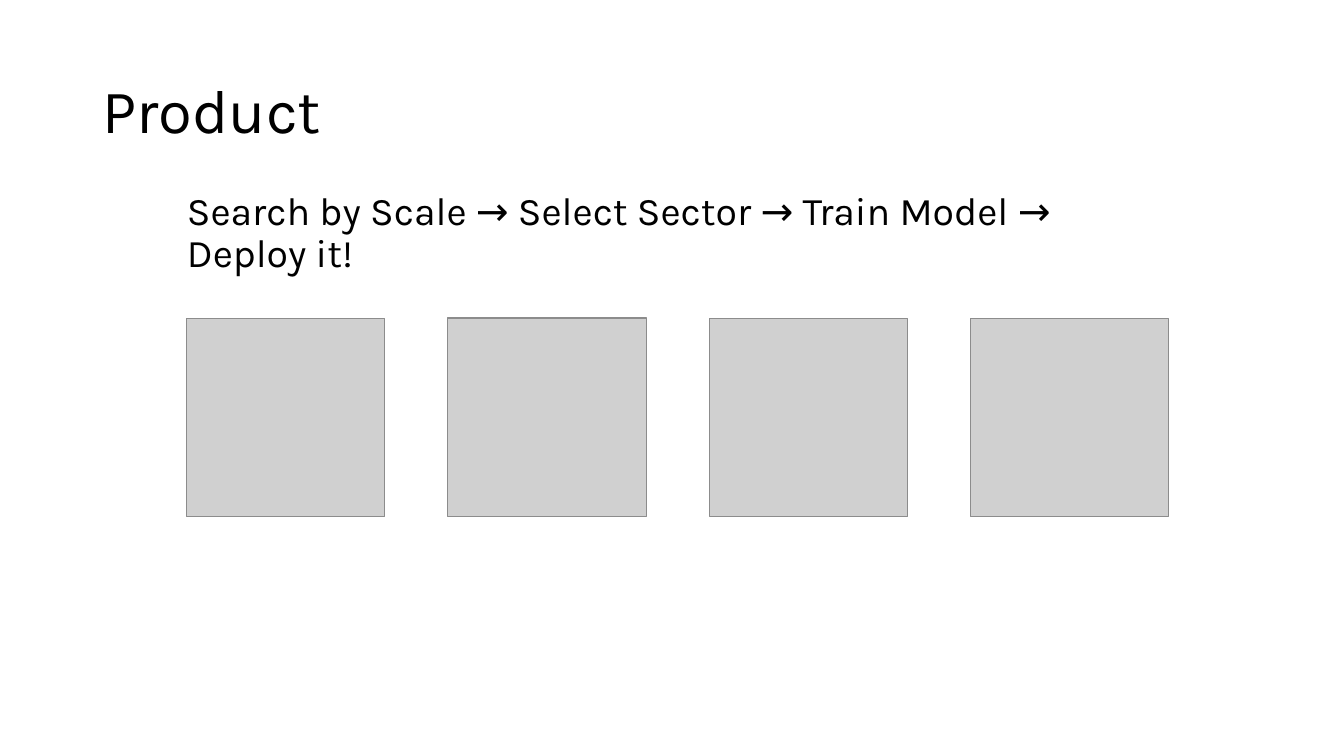
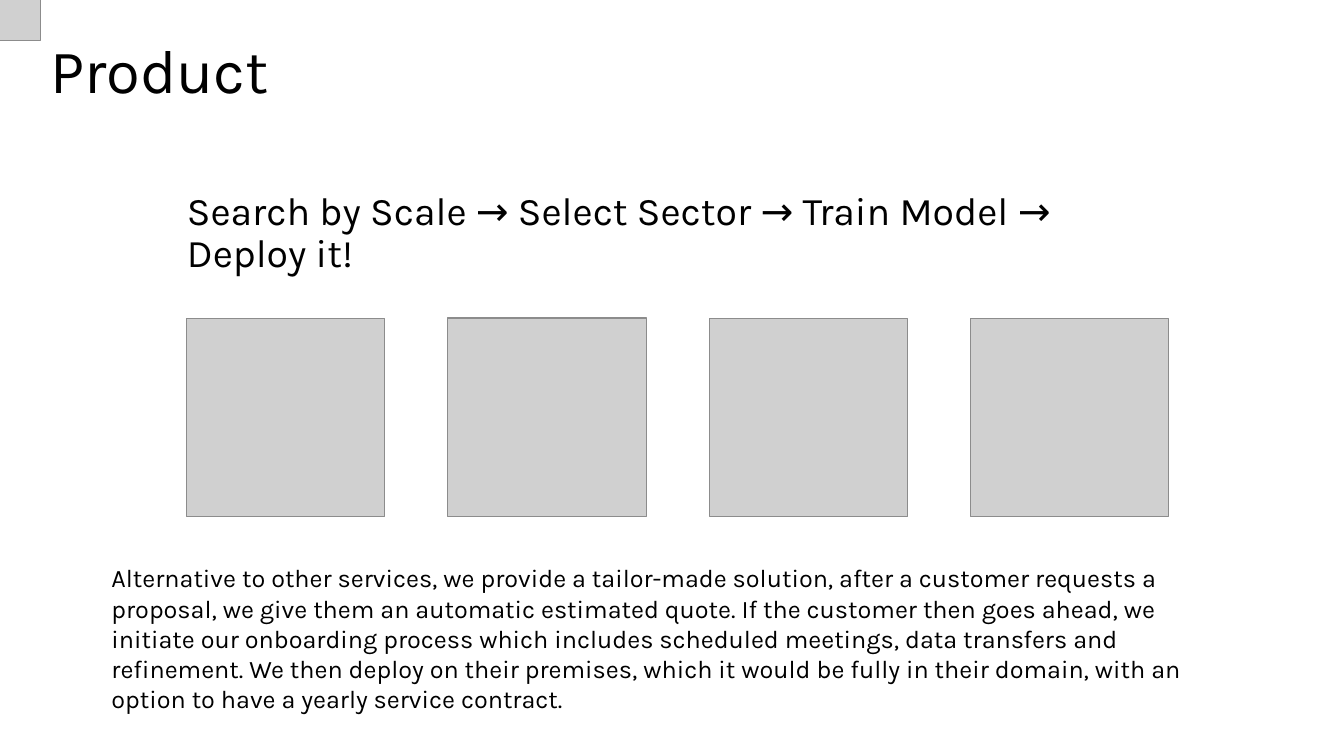
Before and after one commit to GitFarhanS/aib-App, a slide deck: slide 5 of src/assets/deck/Corexa Pitch Deck.pptx. Drawn at 1344x756 pixels with LibreOffice and Linux fonts; fonts in the diff are those of the drawing; grey boxes stand for pictures. Boxes give left, top, right and bottom in pixels: in the first picture for what was removed or moved away, otherwise in the second. Text is boxed around its words. In the diff, an @@ line names an element or a change of style, - is before the commit and + after.

```diff
--- a/src/assets/deck/Corexa Pitch Deck.pptx
+++ b/src/assets/deck/Corexa Pitch Deck.pptx
@@ picture added at (0,0,40,40) @@
@@ title "Product": place and size @@
-title "Product" at (102,91,321,134)
+title "Product" at (50,51,269,94)
@@ text added at (111,569,1180,714), 18 pt, text #000000 @@
+Alternative to other services, we provide a tailor-made solution, after a customer requests a proposal, we give them an automatic estimated quote. If the customer then goes ahead, we initiate our onboarding process which includes scheduled meetings, data transfers and refinement. We then deploy on their premises, which it would be fully in their domain, with an option to have a yearly service contract.
```
Also in this commit, not shown: 8 other slides changed, 1 other file.
